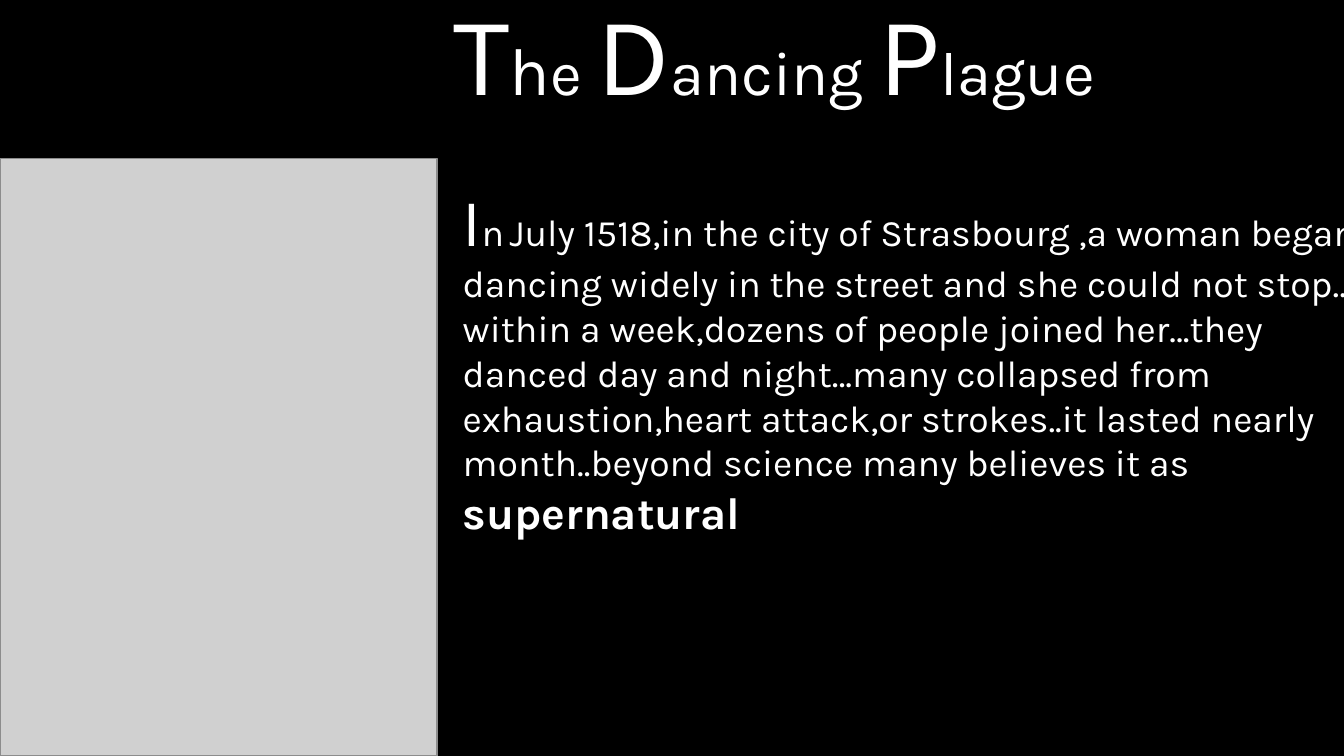
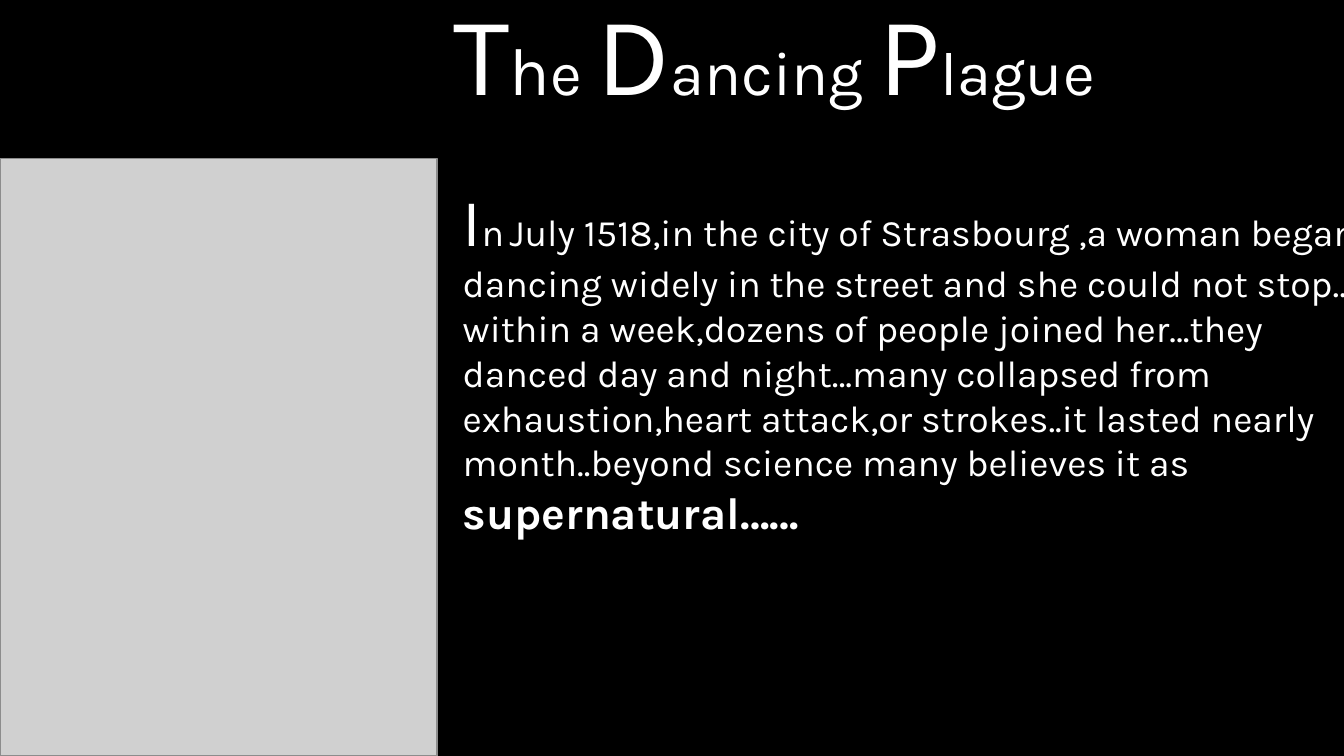
Before and after one commit to ppranethasrisengottuvel-oss/pranethasri, a slide deck: slide 5 of Unsolved mystery of World.pptx. Drawn at 1344x756 pixels with LibreOffice and Linux fonts; fonts in the diff are those of the drawing; grey boxes stand for pictures. Boxes give left, top, right and bottom in pixels: in the first picture for what was removed or moved away, otherwise in the second. Text is boxed around its words. In the diff, an @@ line names an element or a change of style, - is before the commit and + after.

```diff
--- a/Unsolved mystery of World.pptx
+++ b/Unsolved mystery of World.pptx
@@ subtitle at [463,220,1344,540]: text changed @@
-In July 1518,in the city of Strasbourg ,a woman began dancing widely in the street and she could not stop…within a week,dozens of people joined her…they danced day and night…many collapsed from exhaustion,heart attack,or strokes..it lasted nearly month..beyond science many believes it as supernatural
+In July 1518,in the city of Strasbourg ,a woman began dancing widely in the street and she could not stop…within a week,dozens of people joined her…they danced day and night…many collapsed from exhaustion,heart attack,or strokes..it lasted nearly month..beyond science many believes it as supernatural……
```
Also in this commit, not shown: 1 other file.
